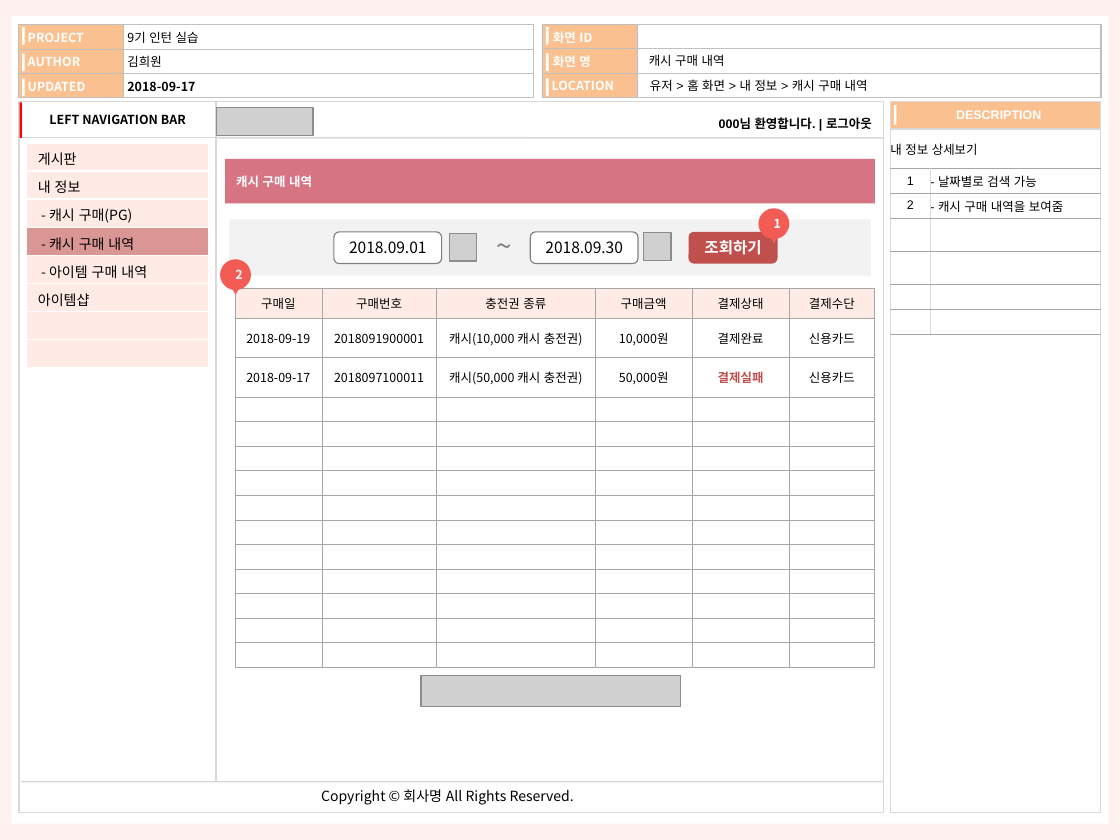
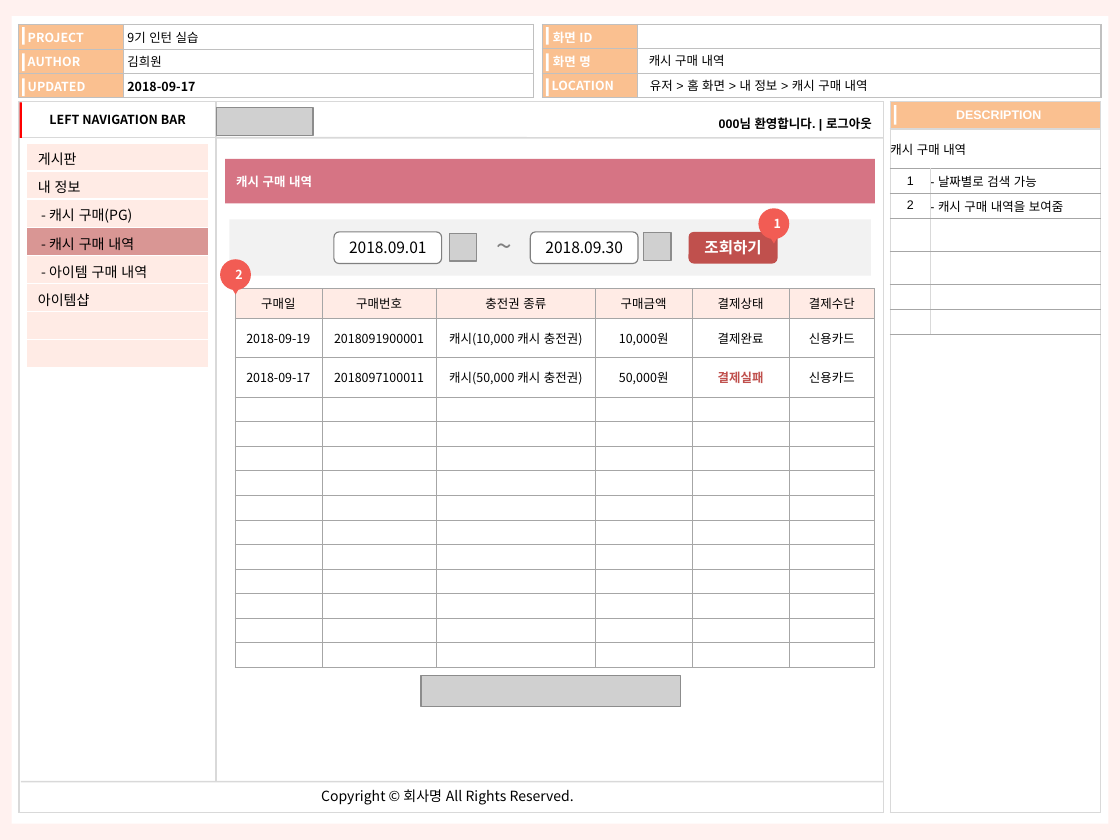
Before and after one commit to kimheewon/project, a slide deck: slide 21 of Document/인턴_김희원_산출물_화면정의서_사용자_v1.2.pptx. Drawn at 1120x840 pixels with LibreOffice and Linux fonts; fonts in the diff are those of the drawing; grey boxes stand for pictures. Boxes give left, top, right and bottom in pixels: in the first picture for what was removed or moved away, otherwise in the second. Text is boxed around its words. In the diff, an @@ line names an element or a change of style, - is before the commit and + after.

```diff
--- a/Document/인턴_김희원_산출물_화면정의서_사용자_v1.2.pptx
+++ b/Document/인턴_김희원_산출물_화면정의서_사용자_v1.2.pptx
@@ table at (890, 129, 1101, 334) @@
-row 1, column 1: 내 정보 상세보기
+row 1, column 1: 캐시 구매 내역
```
Also in this commit, not shown: 4 other slides changed, 10 other files.
